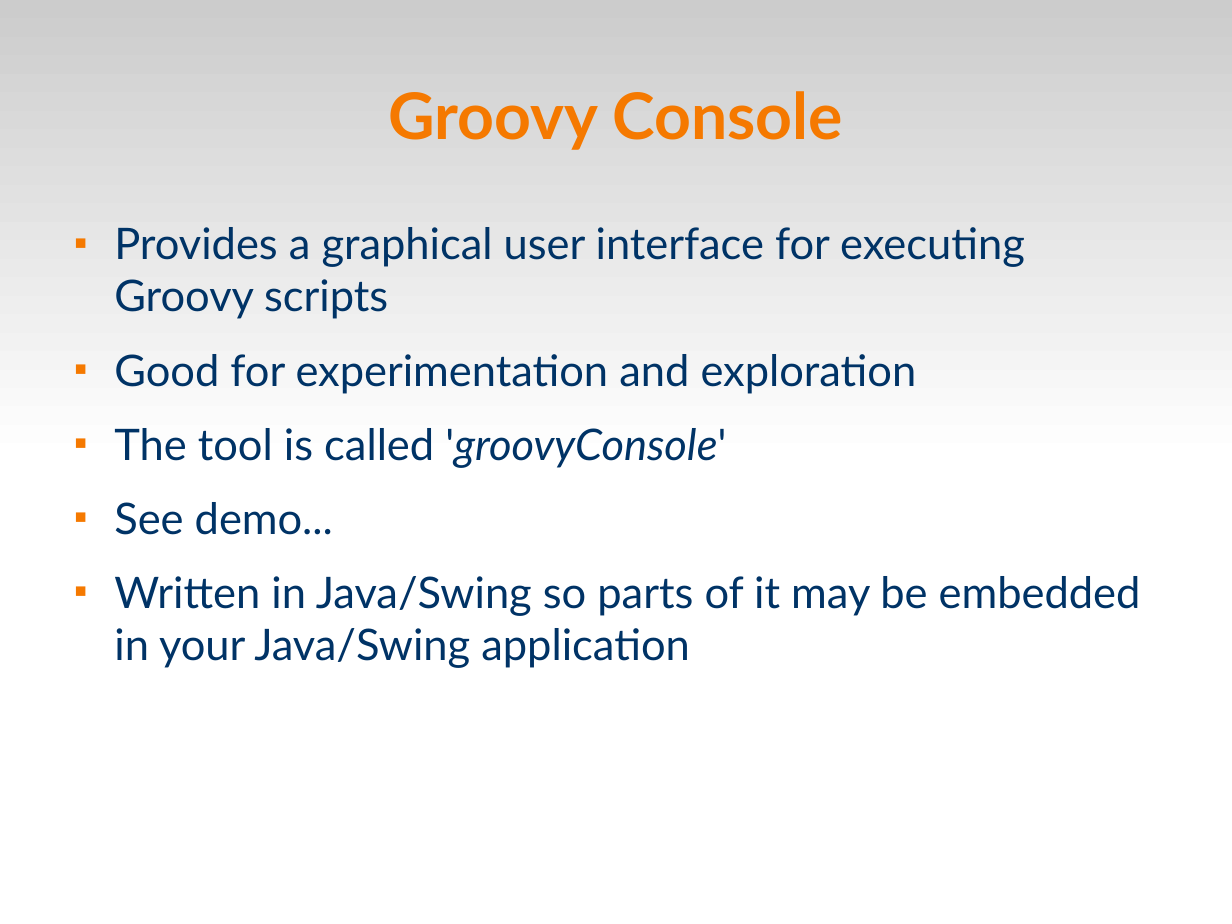
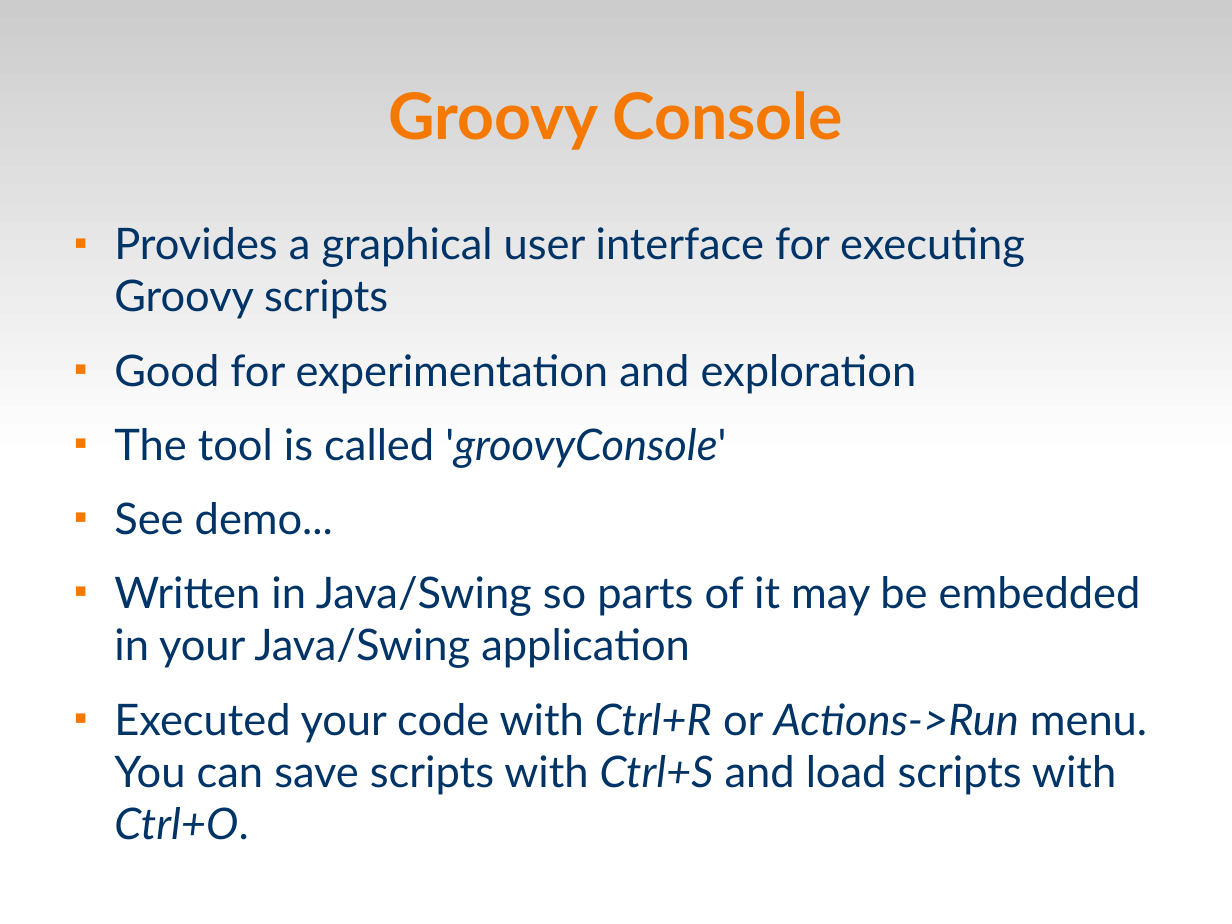
Before and after one commit to veltzer/demos, a slide deck: slide 31 of groovy/groovy.odp. Drawn at 1232x924 pixels with LibreOffice and Linux fonts; fonts in the diff are those of the drawing. Boxes give left, top, right and bottom in pixels: in the first picture for what was removed or moved away, otherwise in the second. Text is boxed around its words. In the diff, an @@ line names an element or a change of style, - is before the commit and + after.

```diff
--- a/groovy/groovy.odp
+++ b/groovy/groovy.odp
@@ text at [114,703,1147,840]: paragraph added @@
+■ Executed your code with Ctrl+R or Actions->Run menu. You can save scripts with Ctrl+S and load scripts with Ctrl+O.
```
Also in this commit, not shown: 1 other file.
